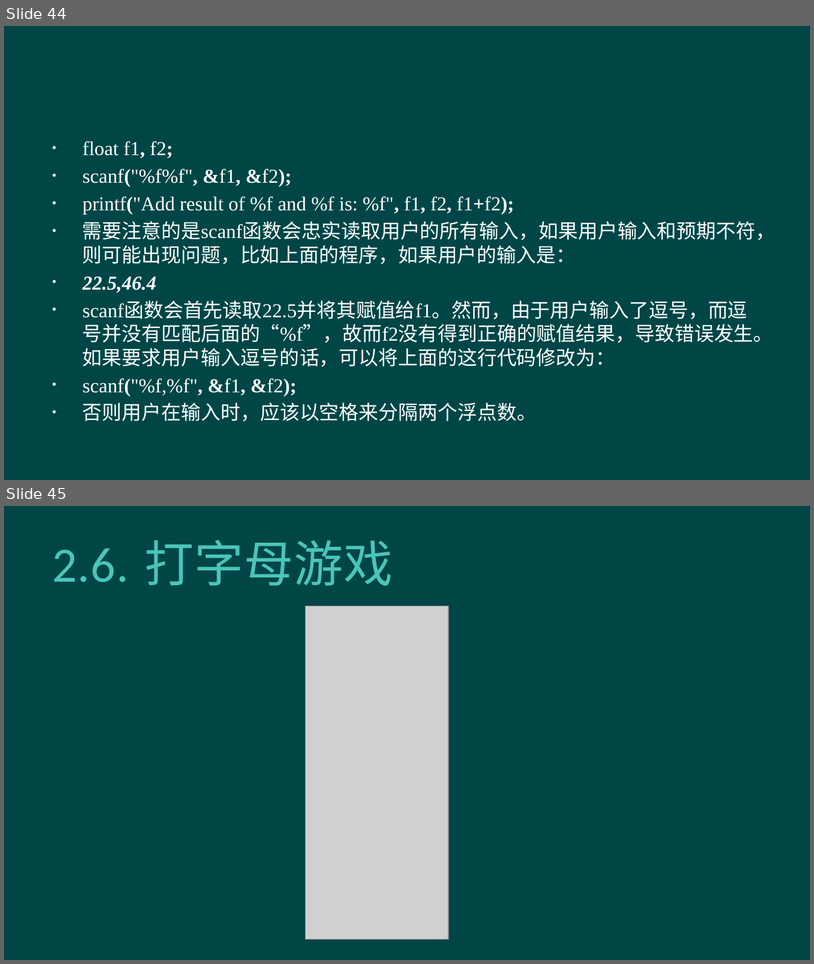
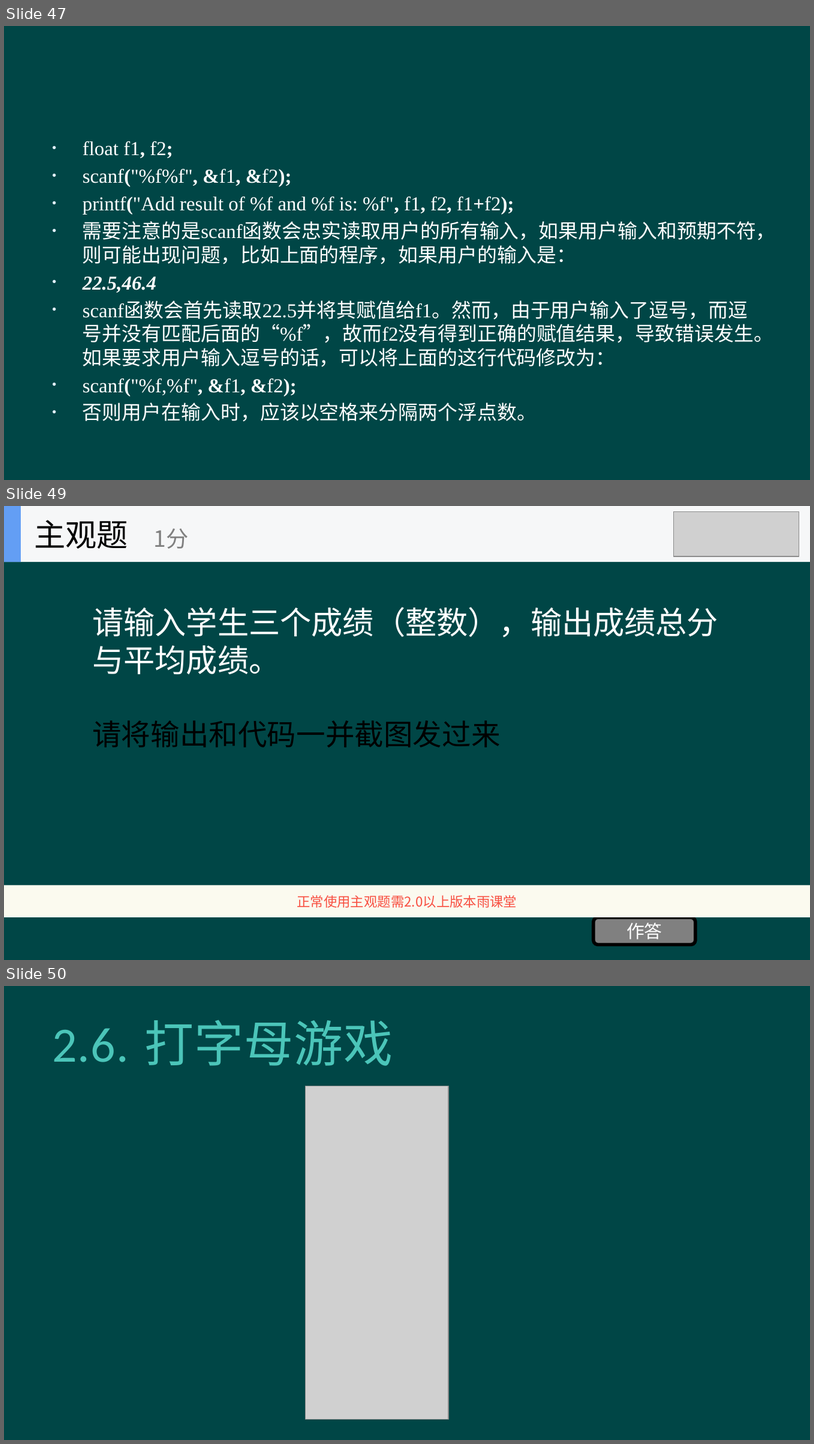
Before and after one commit to hanhonglei/Course_BasicGameProgramming, a slide deck: 第2章 变量和基本类型/第2章 变量和基本类型.pptx. Shown one above the other, each under a label of ours: slides 44 and 45 before the commit, slides 47, 49 and 50 after it; the slides between them are not shown. The pictures are 814x964 and 814x1444 pixels, drawn with LibreOffice and Linux fonts; fonts in the diff are those of the drawing; grey boxes stand for pictures; background and template pictures are left out. Boxes give left, top, right and bottom in pixels: in the first picture for what was removed or moved away, otherwise in the second. Text is boxed around its words. In the diff, an @@ line names an element or a change of style, - is before the commit and + after.

```diff
--- a/第2章 变量和基本类型/第2章 变量和基本类型.pptx
+++ b/第2章 变量和基本类型/第2章 变量和基本类型.pptx
@@ slide 49 added at box(4, 506, 810, 960), background #004646 @@
@@ picture added at box(674, 511, 800, 557) @@
@@ group added at box(4, 506, 810, 562): 2 rectangles, 2 texts @@
+主观题
+1分
@@ text added at box(92, 607, 719, 747), 28 pt, text #FFFFFF @@
+请输入学生三个成绩（整数），输出成绩总分与平均成绩。
+请将输出和代码一并截图发过来
@@ rectangle added at box(4, 885, 810, 917), fill #FBFAEF, 12 pt, text #F84F41 @@
+正常使用主观题需2.0以上版本雨课堂
@@ rounded rectangle added at box(593, 917, 696, 945), fill #808080, outline #000000 3 pt, 16 pt, text #FFFFFF @@
+作答
@@ what was slide 44 is now slide 47 @@
@@ what was slide 45 is now slide 50 @@
```
Also in this commit, not shown: 1 slide changed, 4 other slides added, 1 slide removed, 1 other file.
